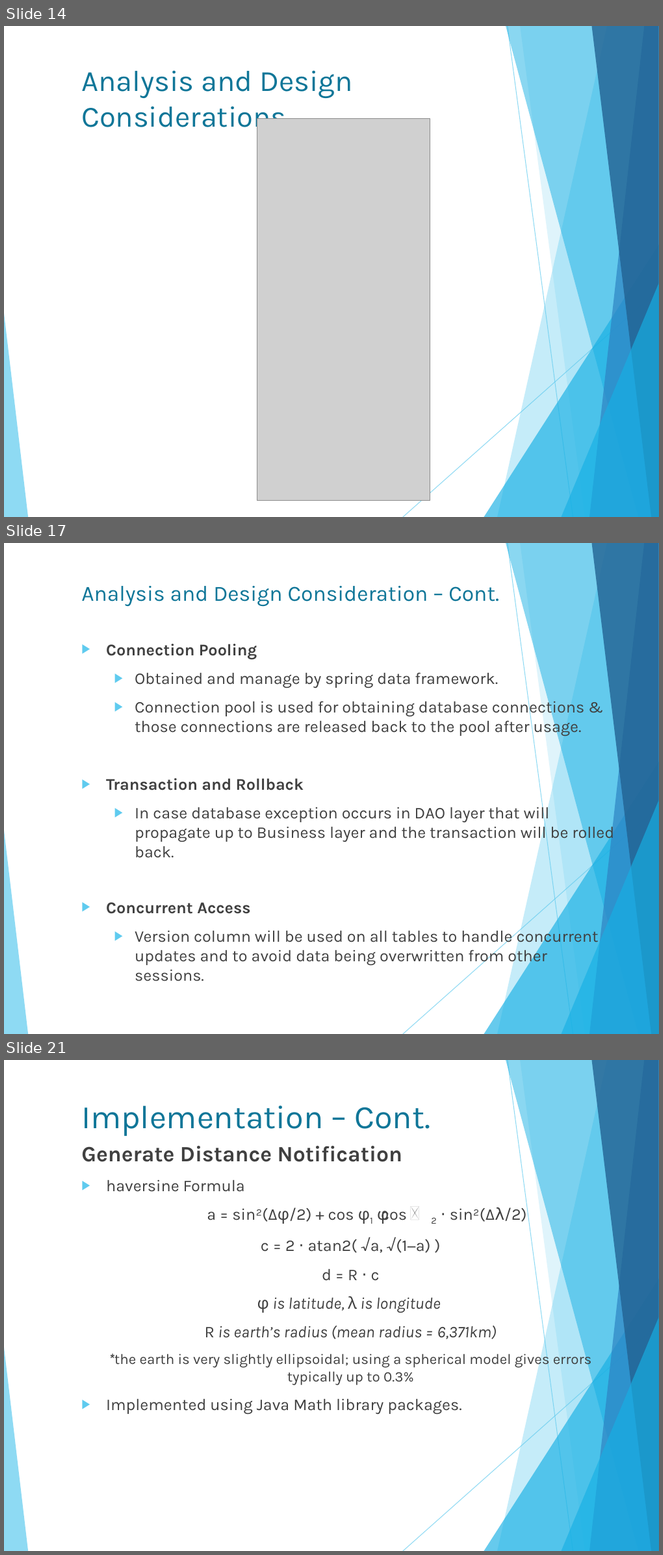
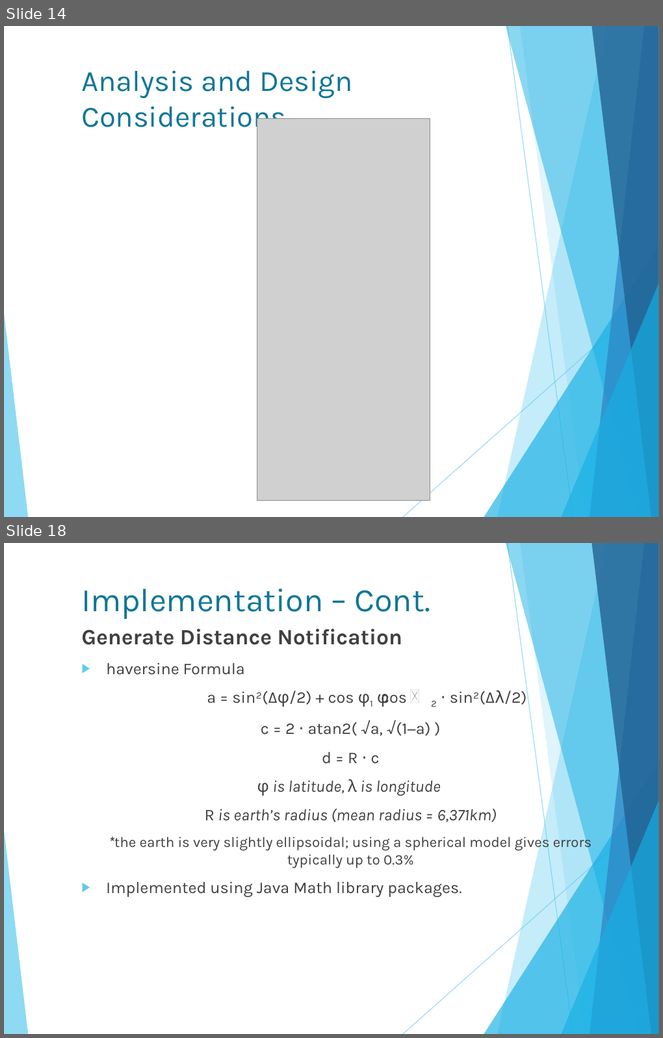
Before and after one commit to isurudewasurendra/SappuSavari, a slide deck: documentation/Location Based Mobile Marketing System.pptx. Shown one above the other, each under a label of ours: slides 14, 17 and 21 before the commit, slides 14 and 18 after it; the slides between them are not shown. The pictures are 663x1555 and 663x1038 pixels, drawn with LibreOffice and Linux fonts; fonts in the diff are those of the drawing; grey boxes stand for pictures. Boxes give left, top, right and bottom in pixels: in the first picture for what was removed or moved away, otherwise in the second. Text is boxed around its words. In the diff, an @@ line names an element or a change of style, - is before the commit and + after.

```diff
--- a/documentation/Location Based Mobile Marketing System.pptx
+++ b/documentation/Location Based Mobile Marketing System.pptx
@@ slide 17 removed at [4,543,659,1034], background #FFFFFF; not listed: 10 template elements that a slide beside it also shows @@
@@ title removed at [81,586,499,606] @@
-Analysis and Design Consideration – Cont.
@@ text removed at [106,644,614,982] @@
-▶ Connection Pooling
-  ▶ Obtained and manage by spring data framework.
-  ▶ Connection pool is used for obtaining database connections & those connections are released back to the pool after usage.
-▶ Transaction and Rollback
-  ▶ In case database exception occurs in DAO layer that will propagate up to Business layer and the transaction will be rolled back.
-▶ Concurrent Access
-  ▶ Version column will be used on all tables to handle concurrent updates and to avoid data being overwritten from other sessions.
@@ what was slide 21 is now slide 18 @@
```
Also in this commit, not shown: 12 slides changed, 4 slides added, 6 other slides removed, 21 other files.
